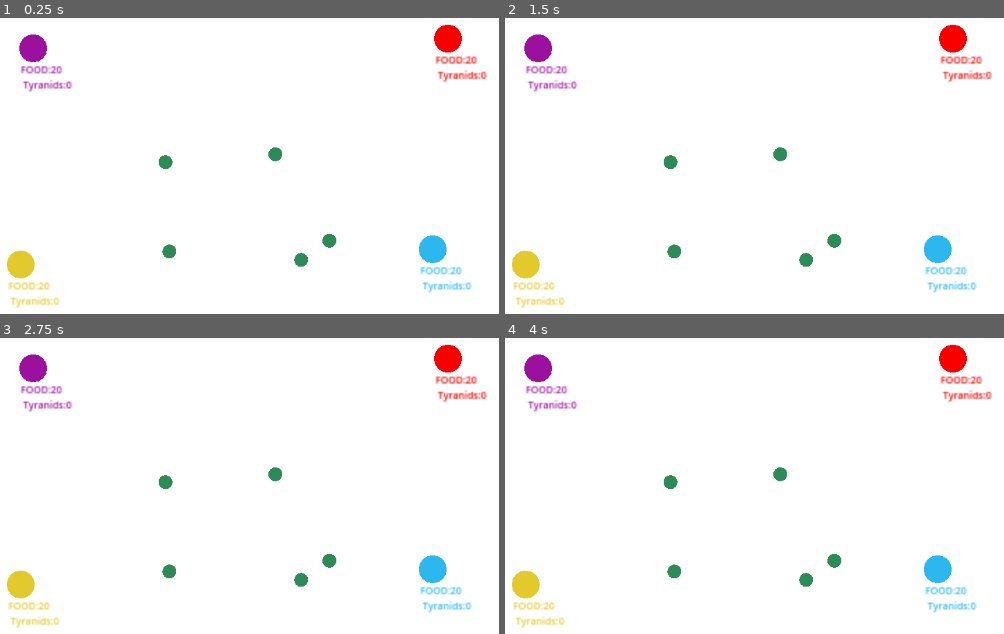
Above: before the commit, frames 1-4 (two rows, left to right).
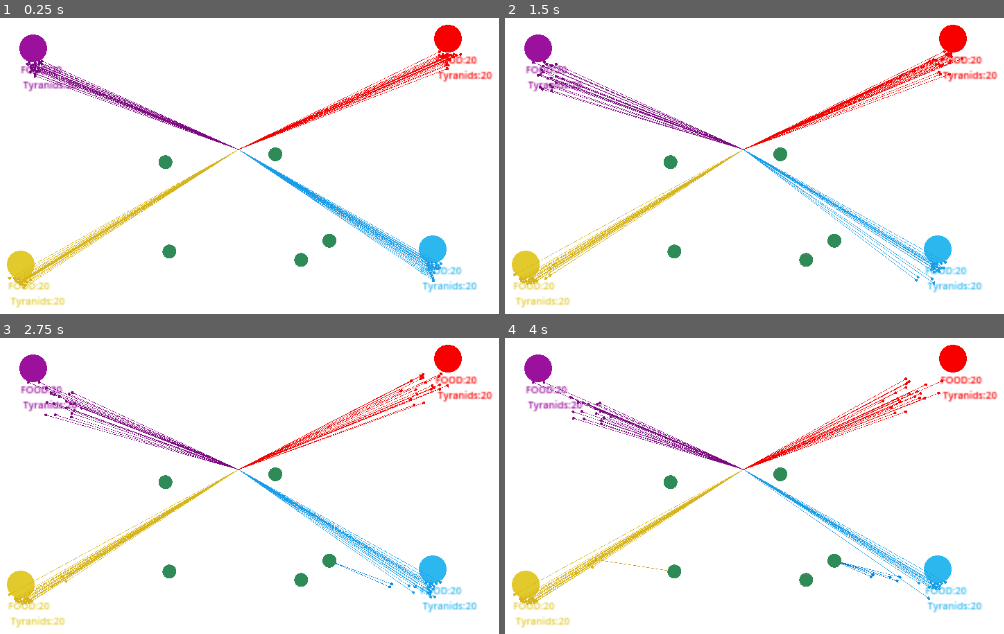
Above: after the commit, the same moments.

Repository: MalCaor/RucheTyr
Game: Godot game, scene res://Scene2d.tscn
Two runs of this game, one before a commit and one after it. Both use one fixed random seed, a clock stepped at 60 frames per second and the inputs below.
Inputs:
- Up to frame 1 (0.25 s): no input
- Up to frame 2 (1.5 s): no input
- Up to frame 3 (2.75 s): no input
- Up to frame 4 (4 s): no input

The runs differ from the first frame. In frame 1, 5.5% of the frame differs, in the area x 1-99%, y 10-97%; in frame 2, 6.0%; in frame 3, 5.8%; in frame 4, 5.5%.
Error before the commit: Parse Error: Identifier "intrest_point" not declared in the current scope. (res://Tyr/hormagaunt.gd:107)

Commit message:
interest_point

Diff:
--- a/Tyr/hormagaunt.gd
+++ b/Tyr/hormagaunt.gd
@@ -94,7 +94,7 @@
 
 func explore():
 	# generate target
-	if interest_point == Vector2(0,0) and (self.position.distance_to(interest_point) < 50 or timer_since_last_generation < 500):
+	if interest_point == Vector2(0,0) and (self.position.distance_to(interest_point) < 50 or timer_since_last_generation < 100):
 		interest_point = generate_coor()
 		timer_since_last_generation = 0
 
@@ -104,8 +104,8 @@
 	timer_since_last_generation += 1
 
 	# travel calculation
-	draw_ligne_to_target(intrest_point)
-	var angle_self = angle_to_target(intrest_point)
+	draw_ligne_to_target(interest_point)
+	var angle_self = angle_to_target(interest_point)
 
 	# apply navigation
 	apply_torque_impulse(angle_self/2)
